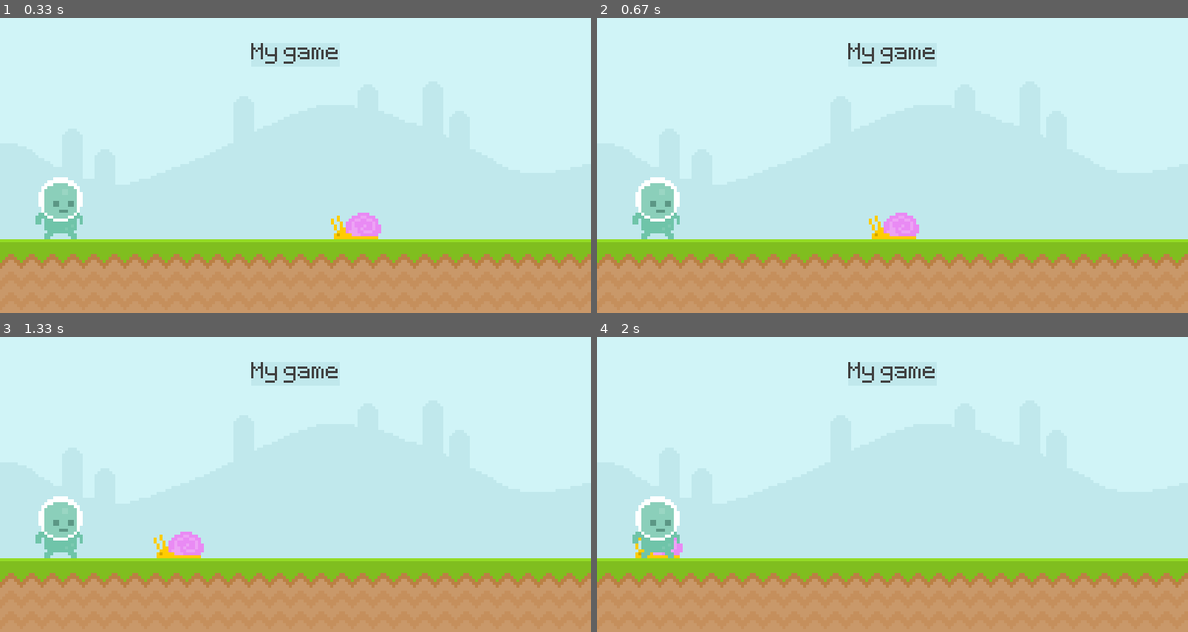
Above: before the commit, frames 1-4 (two rows, left to right).
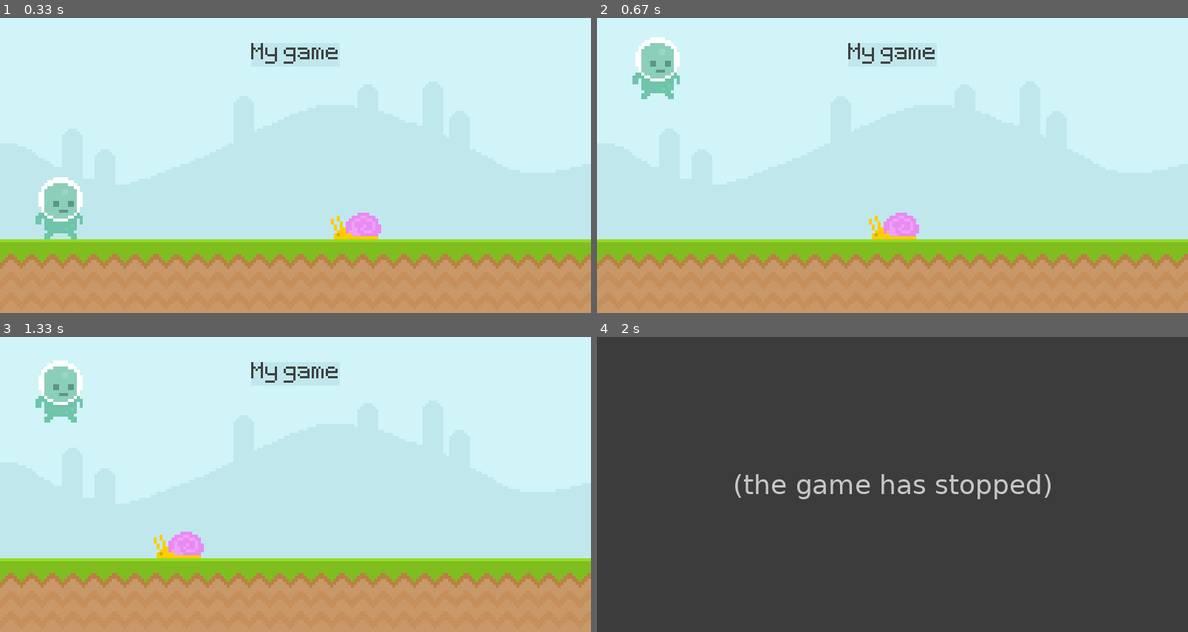
Above: after the commit, the same moments.

Repository: Lalobegar/pygame
Game: pygame game, started from intro/game_v1_4_player.py
Two runs of this game, one before a commit and one after it. Both use one fixed random seed, a clock stepped at 60 frames per second and the inputs below.
Inputs (mouse positions are in pixels of both pictures, inside the frame that each line leads up to):
- Up to frame 1 (0.33 s): no input
- Up to frame 2 (0.67 s): tap Space at 0.33 s
- Up to frame 3 (1.33 s): click (59, 390) at 0.72 s; tap Space at 1.07 s
- Up to frame 4 (2 s): tap Space at 1.37 s

Frame 1 is identical in both runs. In frame 2, 2.5% of the frame differs, in the area x 6-14%, y 6-75%; in frame 3, 2.5%; in frame 4, 100%, in the area x 0-100%, y 0-100%.
After the commit the program exited at 1.73 s; later frames show no game.

Commit message:
Jump and ground added to game_V1_4_player.py. Also a way to exit the game when the snail hits the player

Diff:
--- a/intro/game_v1_4_player.py
+++ b/intro/game_v1_4_player.py
@@ -1,3 +1,6 @@
+
+# keyboard input
+# jump and fall
 
 import pygame
 from sys import exit
@@ -19,12 +22,21 @@
 
 player_surf = pygame.image.load('graphics/player/player_walk_1.png').convert_alpha()
 player_rect = player_surf.get_rect(midbottom = (80, 300))
+player_gravity = 0
 
 while True:
     for event in pygame.event.get():
         if event.type == pygame.QUIT:
             pygame.quit()
             exit()
+        if event.type == pygame.MOUSEBUTTONDOWN:
+            if player_rect.collidepoint(event.pos) and player_rect.bottom >= 300:
+                    player_gravity = -20
+        if event.type == pygame.KEYDOWN:
+            if event.key == pygame.K_SPACE and player_rect.bottom >= 300:
+                    player_gravity = -20
+        #if event.type == pygame.KEYUP:
+        #    print('key up')
     screen.blit(sky_surface, (0, 0))
     screen.blit(ground_surface, (0, 300))
     pygame.draw.rect(screen, '#c0e8ec', score_rect)
@@ -34,7 +46,21 @@
     snail_rect.x -= 4
     if snail_rect.right <= 0: snail_rect.left = 800
     screen.blit(snail_surf, snail_rect)
+
+    # Player
+    player_gravity += 1
+    player_rect.y += player_gravity
+    if player_rect.bottom >= 300: player_rect.bottom = 300
     screen.blit(player_surf, player_rect)
+
+    # keys = pygame.key.get_pressed()
+    # if keys[pygame.K_SPACE]:
+    #    print('jump')
+
+    # Collision
+    if snail_rect.colliderect(player_rect):
+         pygame.quit()
+         exit()
 
     pygame.display.update()
     clock.tick(60)
--- a/intro/game_v1_5_states.py
+++ /dev/null
@@ -1,66 +0,0 @@
-
-# keyboard input
-# jump and fall
-
-import pygame
-from sys import exit
-
-pygame.init()
-screen = pygame.display.set_mode((800, 400))
-pygame.display.set_caption('Runner')
-clock = pygame.time.Clock()
-test_font = pygame.font.Font('font/Pixeltype.ttf', 50)
-
-sky_surface = pygame.image.load('graphics/Sky.png').convert()
-ground_surface = pygame.image.load('graphics/ground.png').convert()
-
-score_surf = test_font.render('My game', False, (64, 64, 64))
-score_rect = score_surf.get_rect(center = (400, 50))
-
-snail_surf = pygame.image.load('graphics/snail/snail1.png').convert_alpha()
-snail_rect = snail_surf.get_rect(bottomright = (600, 300))
-
-player_surf = pygame.image.load('graphics/player/player_walk_1.png').convert_alpha()
-player_rect = player_surf.get_rect(midbottom = (80, 300))
-player_gravity = 0
-
-while True:
-    for event in pygame.event.get():
-        if event.type == pygame.QUIT:
-            pygame.quit()
-            exit()
-        if event.type == pygame.MOUSEBUTTONDOWN:
-            if player_rect.collidepoint(event.pos) and player_rect.bottom >= 300:
-                    player_gravity = -20
-        if event.type == pygame.KEYDOWN:
-            if event.key == pygame.K_SPACE and player_rect.bottom >= 300:
-                    player_gravity = -20
-        #if event.type == pygame.KEYUP:
-        #    print('key up')
-    screen.blit(sky_surface, (0, 0))
-    screen.blit(ground_surface, (0, 300))
-    pygame.draw.rect(screen, '#c0e8ec', score_rect)
-    pygame.draw.rect(screen, '#c0e8ec', score_rect, 10)
-    screen.blit(score_surf, score_rect)
-
-    snail_rect.x -= 4
-    if snail_rect.right <= 0: snail_rect.left = 800
-    screen.blit(snail_surf, snail_rect)
-
-    # Player
-    player_gravity += 1
-    player_rect.y += player_gravity
-    if player_rect.bottom >= 300: player_rect.bottom = 300
-    screen.blit(player_surf, player_rect)
-
-    # keys = pygame.key.get_pressed()
-    # if keys[pygame.K_SPACE]:
-    #    print('jump')
-
-    # Collision
-    if snail_rect.colliderect(player_rect):
-         pygame.quit()
-         exit()
-
-    pygame.display.update()
-    clock.tick(60)
